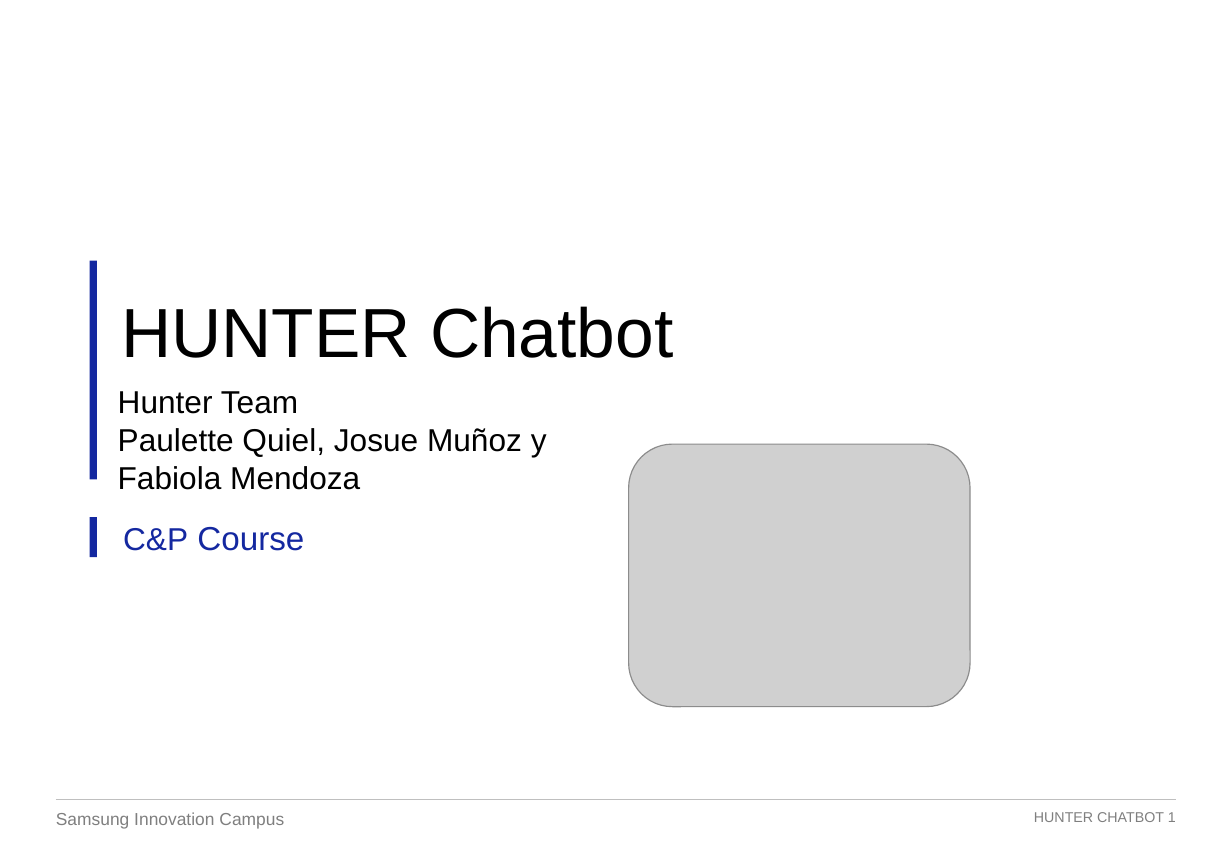
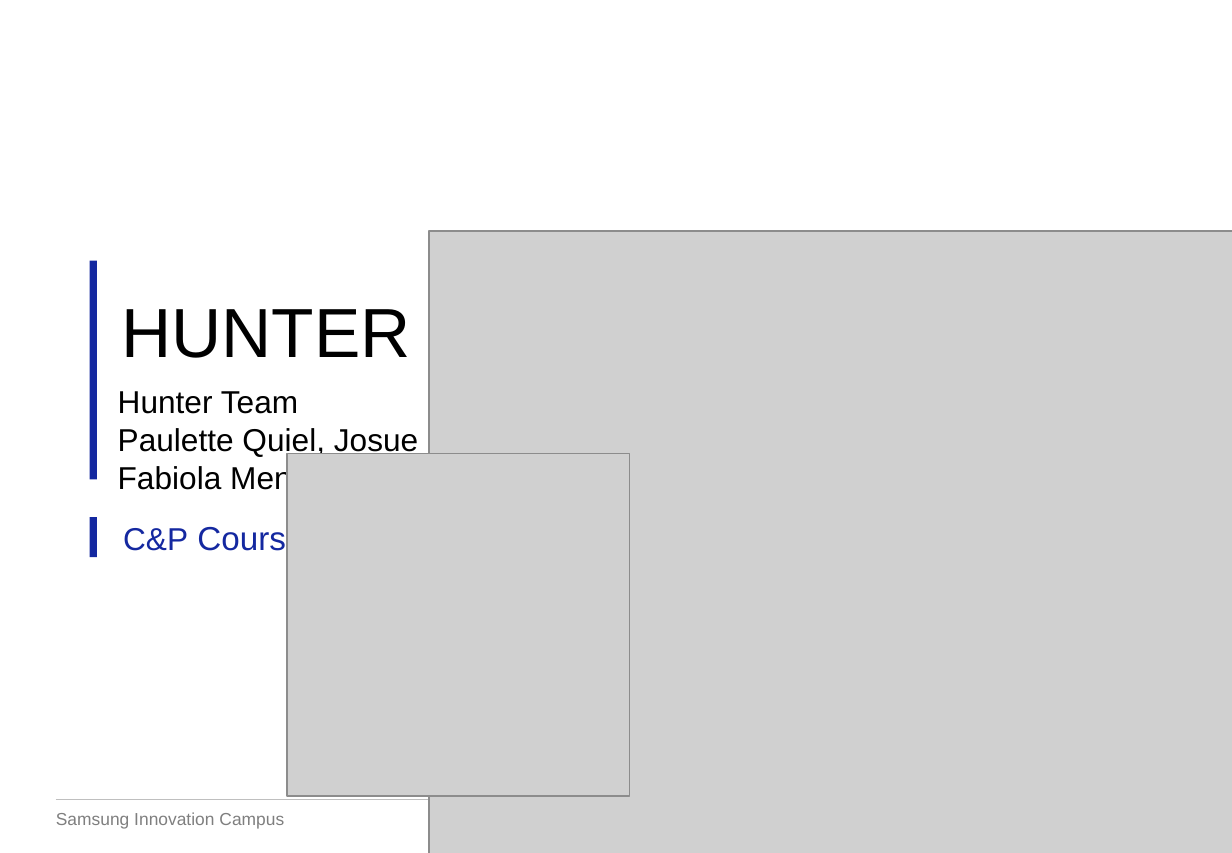
Before and after one commit to Profe-Jose-Burgos/Hunter, a slide deck: slide 5 of PPT HUNTER (1).pptx (slide 2 before the commit). Drawn at 1232x853 pixels with LibreOffice and Linux fonts; fonts in the diff are those of the drawing; grey boxes stand for pictures; background and template pictures are left out. Boxes give left, top, right and bottom in pixels: in the first picture for what was removed or moved away, otherwise in the second. Text is boxed around its words. In the diff, an @@ line names an element or a change of style, - is before the commit and + after.

```diff
--- a/PPT HUNTER (1).pptx
+++ b/PPT HUNTER (1).pptx
@@ picture added at <box>429,231,1232,853</box> @@
@@ picture removed at <box>629,444,970,706</box> @@
@@ picture added at <box>287,454,629,796</box> @@
@@ text removed at <box>1034,812,1176,822</box> @@
-HUNTER CHATBOT 1
```
Also in this commit, not shown: 1 other slide changed, 4 slides added, 3 slides removed, 3 other files.
